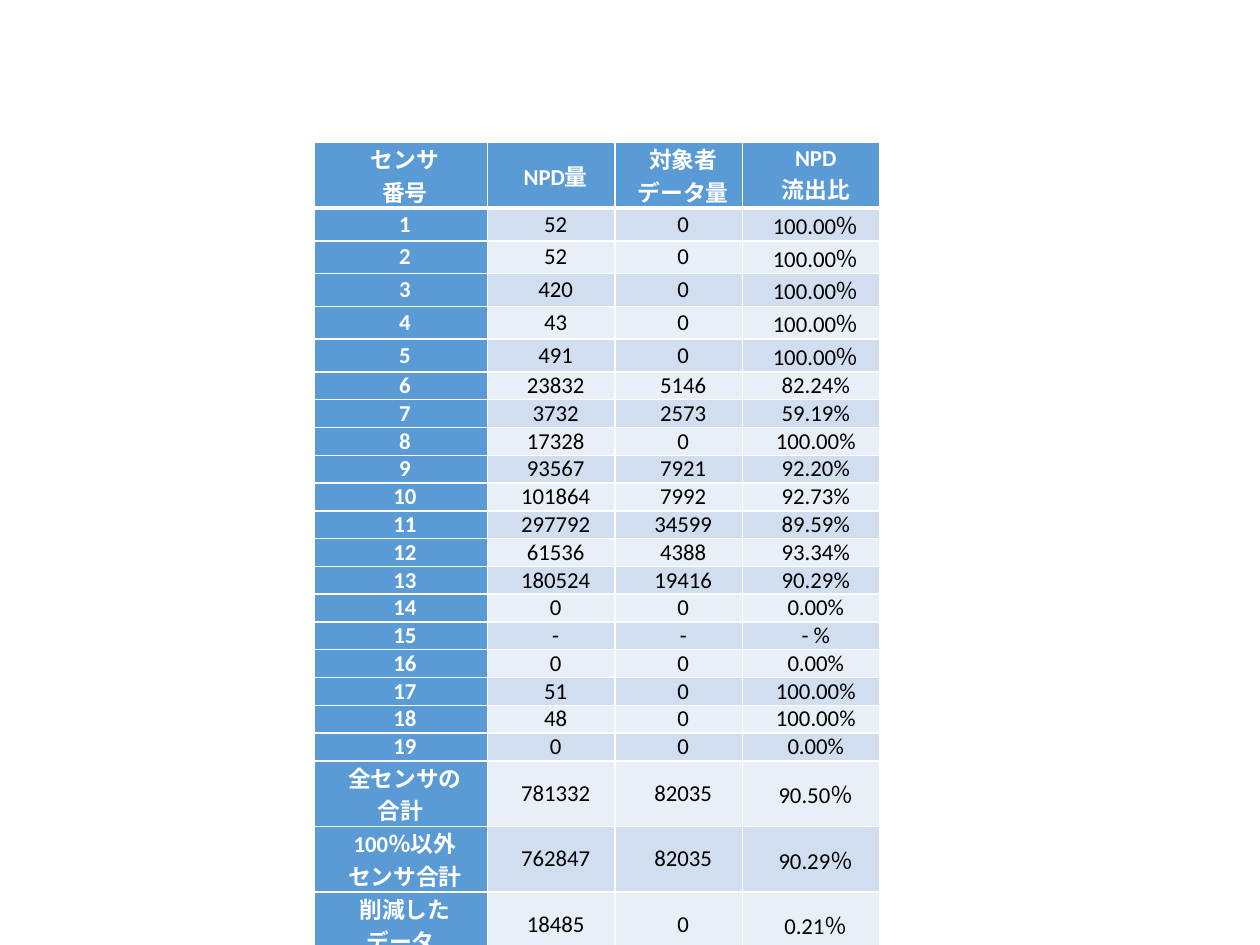
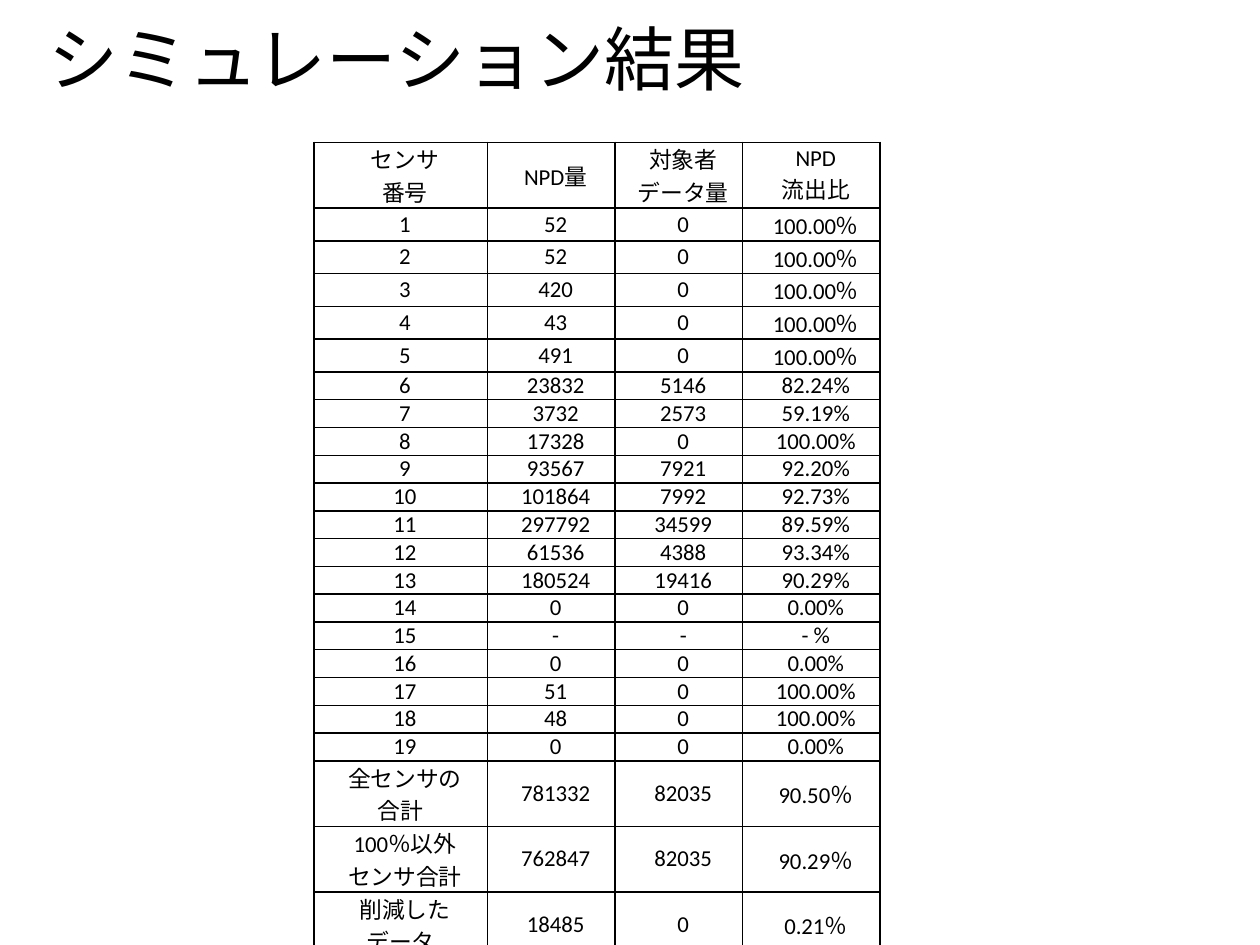
Before and after one commit to ao-megane/LplcOpenDataConverter, a slide deck: slide 16 of LplcOpenDataConverter/LplcOpenDataConverter/プレゼン/多地点カメラを用いた見守りサービスにおける第三者のプライバシデータ流出比の定量評価.pptx (slide 13 before the commit). Drawn at 1260x945 pixels with LibreOffice and Linux fonts; fonts in the diff are those of the drawing; background and template pictures are left out. Boxes give left, top, right and bottom in pixels: in the first picture for what was removed or moved away, otherwise in the second. Text is boxed around its words. In the diff, an @@ line names an element or a change of style, - is before the commit and + after.

```diff
--- a/LplcOpenDataConverter/LplcOpenDataConverter/プレゼン/多地点カメラを用いた見守りサービスにおける第三者のプライバシデータ流出比の定量評価.pptx
+++ b/LplcOpenDataConverter/LplcOpenDataConverter/プレゼン/多地点カメラを用いた見守りサービスにおける第三者のプライバシデータ流出比の定量評価.pptx
@@ title added at (48, 26, 745, 91), 40 pt, text #000000 @@
+シミュレーション結果
@@ table at (314, 142, 879, 938) @@
@@ fill #5B9BD5 to none in 26 cells @@
@@ fill #D2DEEF to none in 33 cells @@
@@ fill #EAEFF7 to none in 33 cells @@
@@ text colour #FFFFFF to #000000, bold off in "センサ", "番号", "NPD量", "対象者" and 26 more places @@
@@ borders changed @@
```
Also in this commit, not shown: 11 other slides changed, 5 slides added, 1 slide removed, 1 other file.
